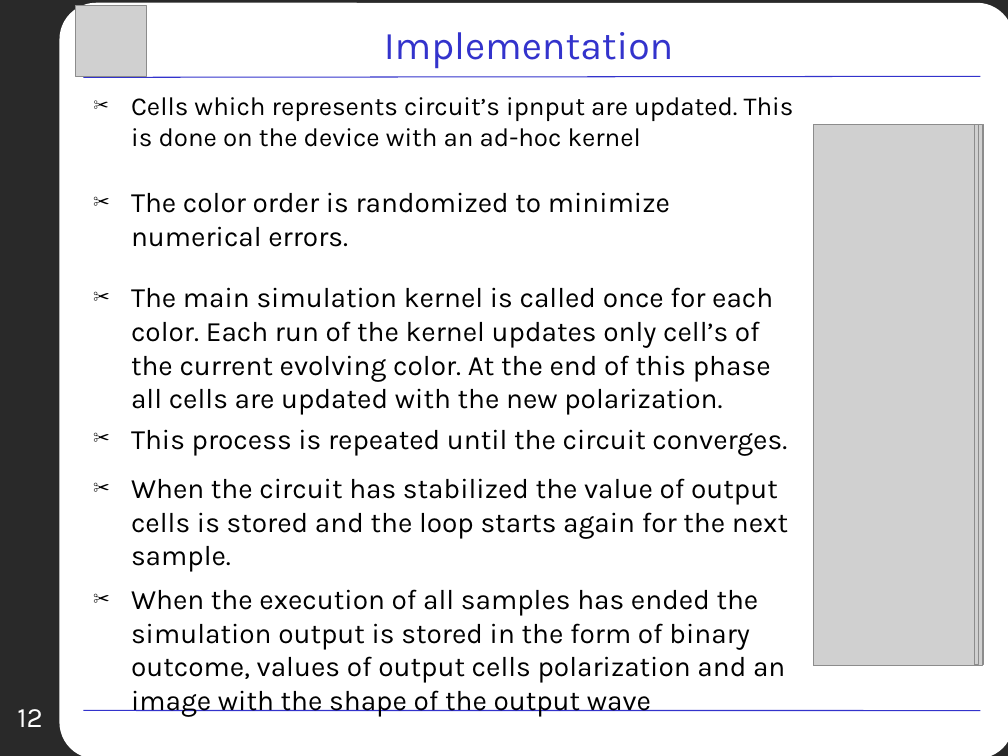
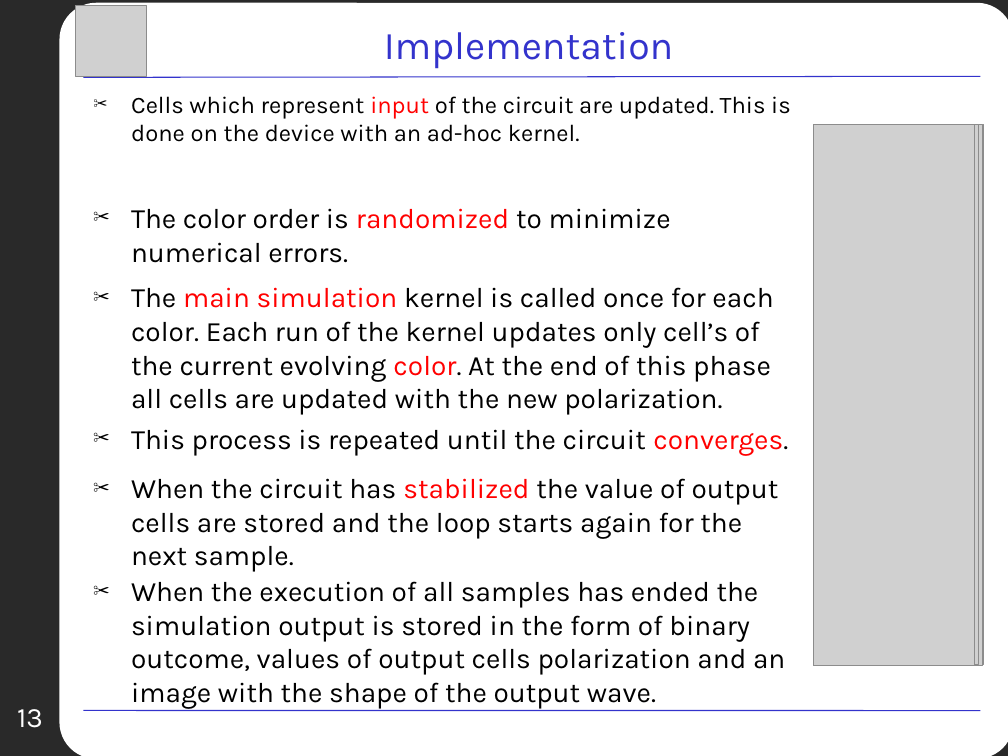
Before and after one commit to Anthz/qcadesigner-cuda, a slide deck: slide 13 of docs/bistable/PPT/Presentation.ppt (slide 12 before the commit). Drawn at 1008x756 pixels with LibreOffice and Linux fonts; fonts in the diff are those of the drawing; grey boxes stand for pictures; background and template pictures are left out. Boxes give left, top, right and bottom in pixels: in the first picture for what was removed or moved away, otherwise in the second. Text is boxed around its words. In the diff, an @@ line names an element or a change of style, - is before the commit and + after.

```diff
--- a/docs/bistable/PPT/Presentation.ppt
+++ b/docs/bistable/PPT/Presentation.ppt
@@ text at (131,96,791,142): text changed; size 18.5 to 17 pt @@
-✂ Cells which represents circuit’s ipnput are updated. This is done on the device with an ad-hoc kernel
+✂ Cells which represent input of the circuit are updated. This is done on the device with an ad-hoc kernel.
@@ text "The color order is randomized ...": place and size @@
-text "The color order is randomized ..." at (131,192,670,247)
+text "The color order is randomized ..." at (131,208,671,263)
@@ text "The color order is randomized ..." at (131,208,671,263): text colour #000000 to #FF0000 in "randomized" @@
@@ text "The main simulation kernel is ..." at (131,287,788,456): text colour #000000 to #FF0000 in "main simulation color.", "converges." @@
@@ text at (131,478,779,572): text changed @@
-✂ When the circuit has stabilized the value of output cells is stored and the loop starts again for the next sample.
+✂ When the circuit has stabilized the value of output cells are stored and the loop starts again for the next sample.
@@ text at (131,581,785,709): text changed @@
-✂ When the execution of all samples has ended the simulation output is stored in the form of binary outcome, values of output cells polarization and an image with the shape of the output wave
+✂ When the execution of all samples has ended the simulation output is stored in the form of binary outcome, values of output cells polarization and an image with the shape of the output wave.
@@ page number at (17,709,43,728): text changed @@
-12
+13
```
Also in this commit, not shown: 10 other slides changed, 4 slides added, 3 slides removed, 1 other file.
